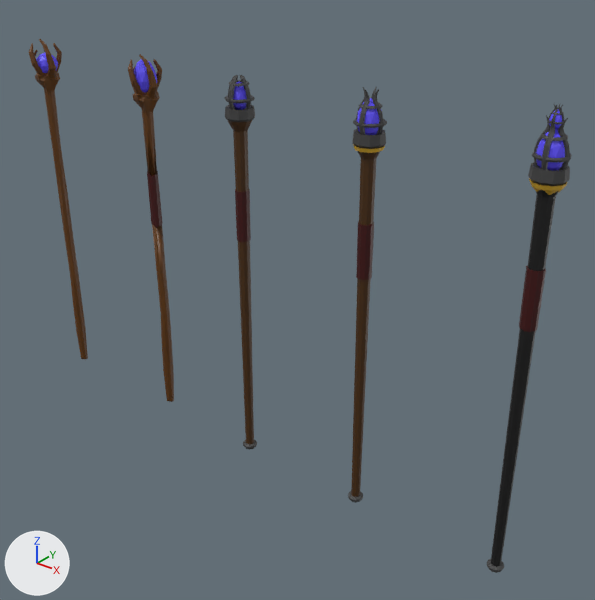
Two versions of the FBX model Blender_Models/FPX/Items/Weapon/Staff/Staff.fbx, one commit apart.
Before and after are seen from a 50 mm lens placed at (2.96, -2.04, 2.0), pointed at (1.25, 0.09, 0.68). The axes (+X, +Y, +Z) are drawn at lower left. The lights are the same throughout. Where no turn or scale is listed for an object, it has been applied to the vertices.

Objects in the first picture: 'Staff_1', 'Staff_2', 'Staff_3', 'Staff_4', 'Staff_5', 'Staff_Stone_2', 'Staff_Stone_3', 'Staff_Stone_4', 'Staff_Stone_5', 'Torus.003'.
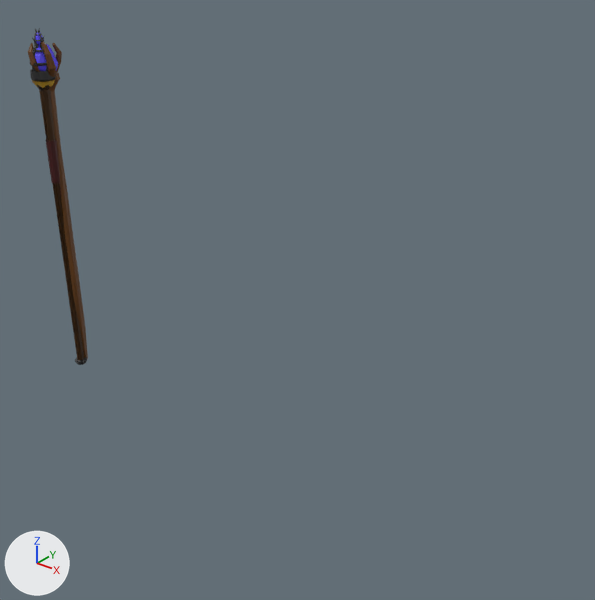
Commit message: Staff/Island Fix

Where the newer file only moved an object's origin or applied its transform, the numbers keep the older frame.

Location of each change, (x1, y1, x2, y2) in pixels of the pictures (595 x 600 px):
'Staff_5', moved: before (487, 103, 572, 573); after (30, 28, 84, 360)
'Staff_3', moved: before (225, 75, 257, 450); after (30, 44, 87, 365)
'Staff_4', moved: before (348, 86, 387, 503); after (30, 38, 53, 183)
'Staff_2', moved: before (128, 54, 174, 402); after (28, 43, 71, 275)
'Staff_Stone_5', moved: before (536, 109, 565, 171); after (35, 32, 42, 55)
'Staff_Stone_4', moved: before (357, 98, 379, 135); after (35, 45, 46, 71)
'Staff_Stone_2', moved: before (134, 59, 157, 92); after (46, 44, 55, 59)
'Staff_Stone_3', moved (not visible afterwards): before (233, 81, 247, 110)
'Torus.003', deleted: before (359, 103, 383, 109)

The change in detail:
Object 'Staff_Stone_4' (ob_staff_stone_4) moves from (1.604, 0.0, 1.399) to (0.0, 0.0, 1.399).
Object 'Staff_2' (ob_staff_2) moves from (0.603, 0.016, 0.0) to (0.0, 0.016, 0.0).
Object 'Staff_5' (ob_staff_5) moves from (2.17, 0.0, 0.0) to (0.0, 0.0, 0.0).
Object 'Staff_3' (ob_staff_3) moves from (1.082, 0.0, 0.0) to (0.0, 0.0, 0.0).
Object 'Staff_4' (ob_staff_4) moves from (1.604, 0.0, 0.0) to (0.0, 0.0, 0.0).
Object 'Staff_Stone_2' (ob_staff_stone_2) moves from (0.601, 0.016, 1.409) to (0.0, 0.016, 1.409).
Object 'Torus.003' (ob_torus_003) is deleted.
Object 'Staff_Stone_5' (ob_staff_stone_5) moves from (2.169, -0.001, 1.491) to (0.0, -0.001, 1.491).
Object 'Staff_Stone_3' (ob_staff_stone_3) moves from (1.082, 0.0, 1.399) to (0.0, 0.0, 1.399).
